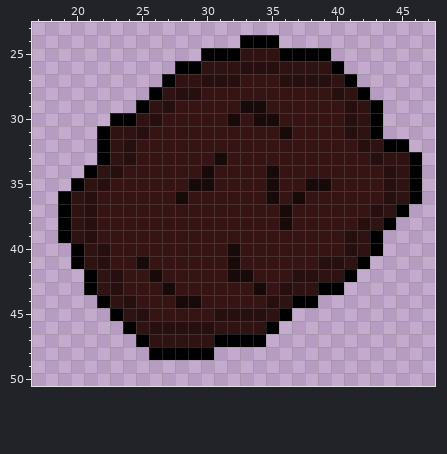
Two versions of one pixel-art sprite, LibGDX/core/assets/smallAsteroid.png. Above is the file before it was changed.
The file is 64x62 pixels. Shown: x 17..47, y 23..50.
Now the later version:
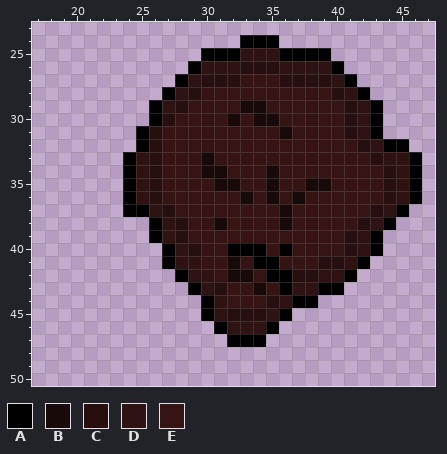
Palette (. is transparent): A #000000  B #190a0a  C #270f0f  D #2f1212  E #361414
From old to new:
Colour B gives way to colour A in row 40 at x 32.
Colour C gives way to colour A in row 30 at x 26; in row 31 at x 25; in row 33 at x 24; in row 43 at x 36.
Colour D gives way to colour A in row 27 at x 28; in row 28 at x 27; in row 29 at x 26; in row 46 at x 31.
Colour E gives way to colour A in row 32 at x 25; in rows 34 to 36 at x 24; in row 37 at x 24 to 25; in rows 38 to 39 at x 26; in row 40 at x 27, 33 to 34 and 36; in row 41 at x 27 and 34 to 35.
Colour E gives way to colour A in row 42 at x 28 and 35 to 36; in row 43 at x 29; in rows 44 to 45 at x 30.
Colour E gives way to colour B in row 33 at x 30; in row 34 at x 31; in row 35 at x 31 to 32; in row 36 at x 33; in row 38 at x 31.
Colour E gives way to colour C in row 29 at x 28; in row 30 at x 27; in rows 31 to 36 at x 26; in row 37 at x 27; in rows 38 to 39 at x 28; in row 40 at x 29.
Colour E gives way to colour C in row 43 at x 31.
Colour C gives way to colour D in row 28 at x 28; in row 29 at x 27; in row 45 at x 31.
Colour E gives way to colour D in rows 33 to 36 at x 25; in row 37 at x 26; in rows 38 to 39 at x 27; in row 40 at x 28; in row 41 at x 28 to 29; in row 42 at x 29 to 30.
Colour E gives way to colour D in row 43 at x 30; in row 44 at x 31.
Colour B gives way to colour E in row 33 at x 31; in row 35 at x 29 to 30; in row 36 at x 28.
The edit erases colour A in row 26 at x 28; in row 27 at x 27; in row 28 at x 26; in row 29 at x 25; in row 30 at x 23 to 24; in rows 31 to 33 at x 22.
The edit erases colour A in row 34 at x 21; in row 35 at x 20; in rows 36 to 39 at x 19; in rows 40 to 41 at x 20; in rows 42 to 43 at x 21; in row 44 at x 22.
The edit erases colour A in row 45 at x 23; in row 46 at x 24; in row 47 at x 25 and 31; in row 48 at x 26 to 30.
The edit erases colour B in row 41 at x 25; in row 42 at x 26; in row 43 at x 27; in row 44 at x 28 to 29.
The edit erases colour C in row 32 at x 24; in row 34 at x 23; in row 35 at x 22; in rows 36 to 39 at x 21; in rows 40 to 41 at x 22; in rows 42 to 43 at x 23.
The edit erases colour C in row 44 at x 24; in row 45 at x 25; in row 46 at x 26 to 30.
The edit erases colour D in row 30 at x 25; in row 31 at x 23 to 24; in rows 32 to 33 at x 23; in row 34 at x 22; in row 35 at x 21; in rows 36 to 39 at x 20.
The edit erases colour D in rows 40 to 41 at x 21; in rows 42 to 43 at x 22; in row 44 at x 23; in row 45 at x 24; in row 46 at x 25; in row 47 at x 26 to 30.
The edit erases colour E in row 35 at x 23; in rows 36 to 37 at x 22 to 23; in rows 38 to 39 at x 22 to 25; in row 40 at x 23 to 26; in row 41 at x 23 to 24 and 26; in row 42 at x 24 to 25 and 27.
The edit erases colour E in row 43 at x 24 to 26 and 28; in row 44 at x 25 to 27; in row 45 at x 26 to 29.
Changed places in both pictures, as pixel boxes (x1, y1, x2, y2):
changed: (58, 61, 292, 360)
